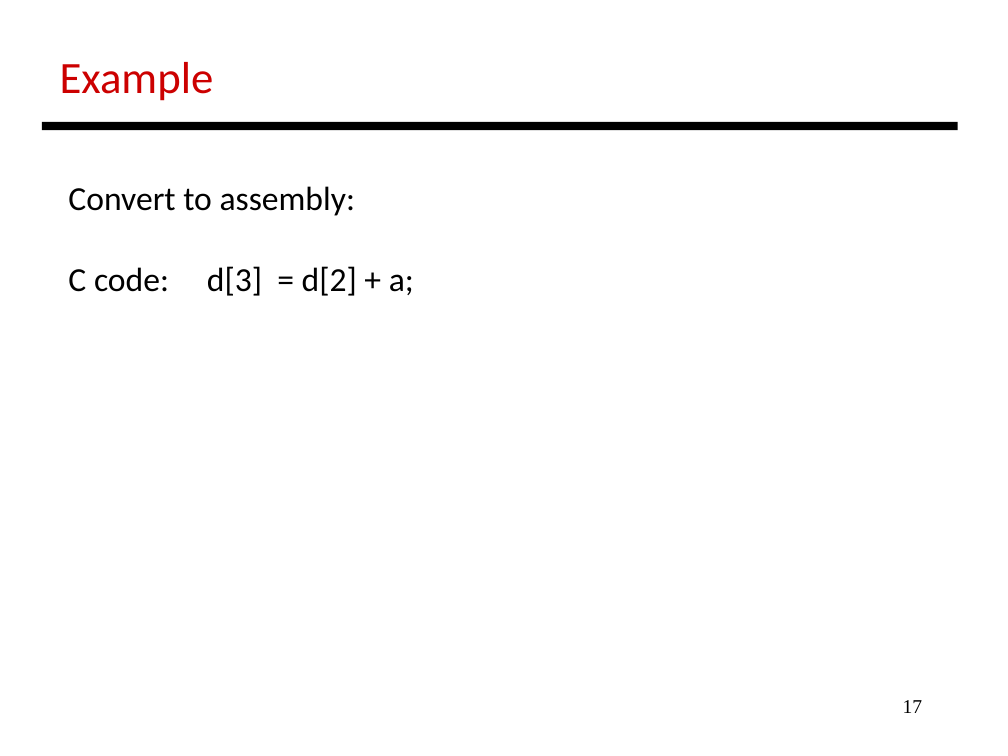
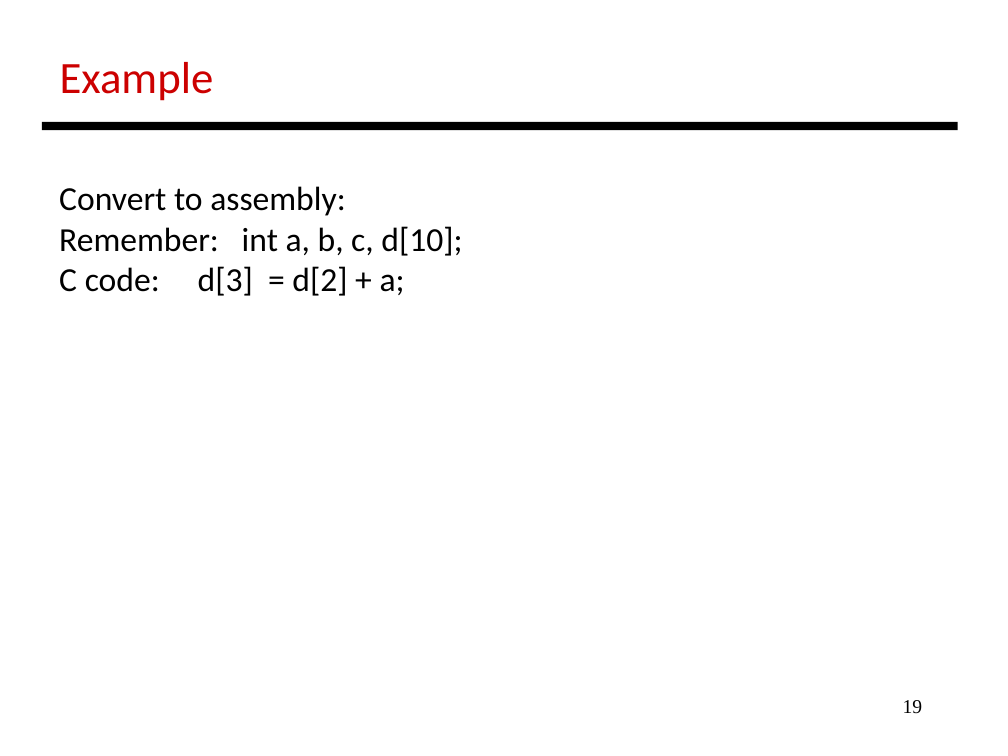
Before and after one commit to antonburtsev/cs3810, a slide deck: slide 19 of lectures/lecture04-mips/lecture-04-mips.odp (slide 17 before the commit). Drawn at 1008x756 pixels with LibreOffice and Linux fonts; fonts in the diff are those of the drawing. Boxes give left, top, right and bottom in pixels: in the first picture for what was removed or moved away, otherwise in the second. Text is boxed around its words. In the diff, an @@ line names an element or a change of style, - is before the commit and + after.

```diff
--- a/lectures/lecture04-mips/lecture-04-mips.odp
+++ b/lectures/lecture04-mips/lecture-04-mips.odp
@@ text "Convert to assembly:": place and size @@
-text "Convert to assembly:" at (68, 186, 414, 296)
+text "Convert to assembly:" at (59, 186, 462, 296)
@@ text at (59, 226, 462, 256): paragraph added @@
+Remember: int a, b, c, d[10];
@@ page number at (903, 700, 923, 714): text changed @@
-17
+19
```
Also in this commit, not shown: 2 other slides changed, 9 slides added, 1 slide removed, 1 other file.
